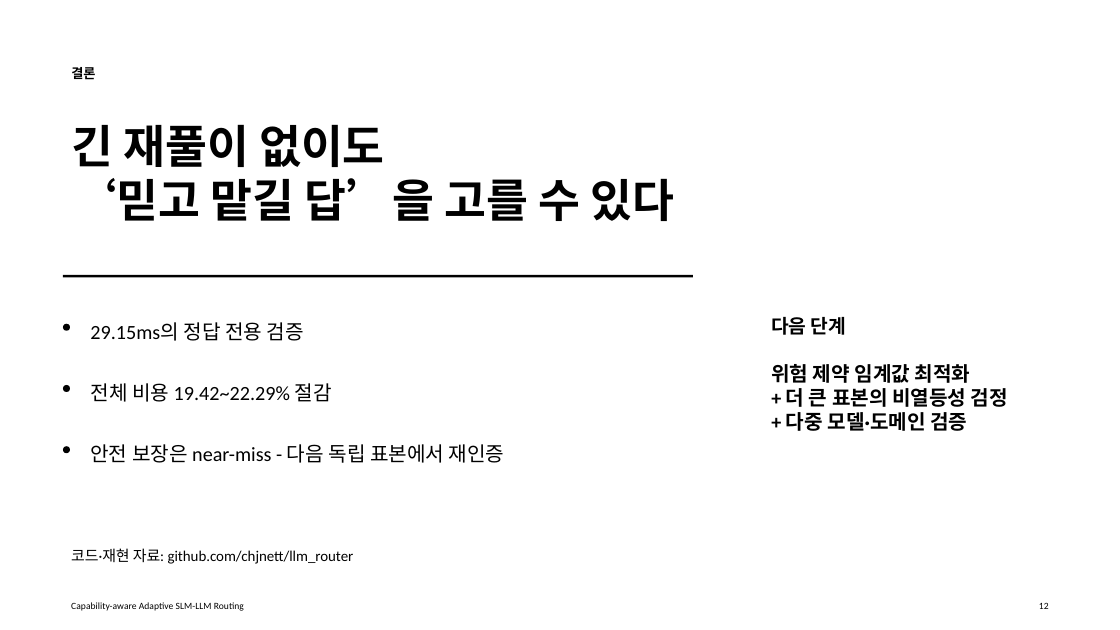
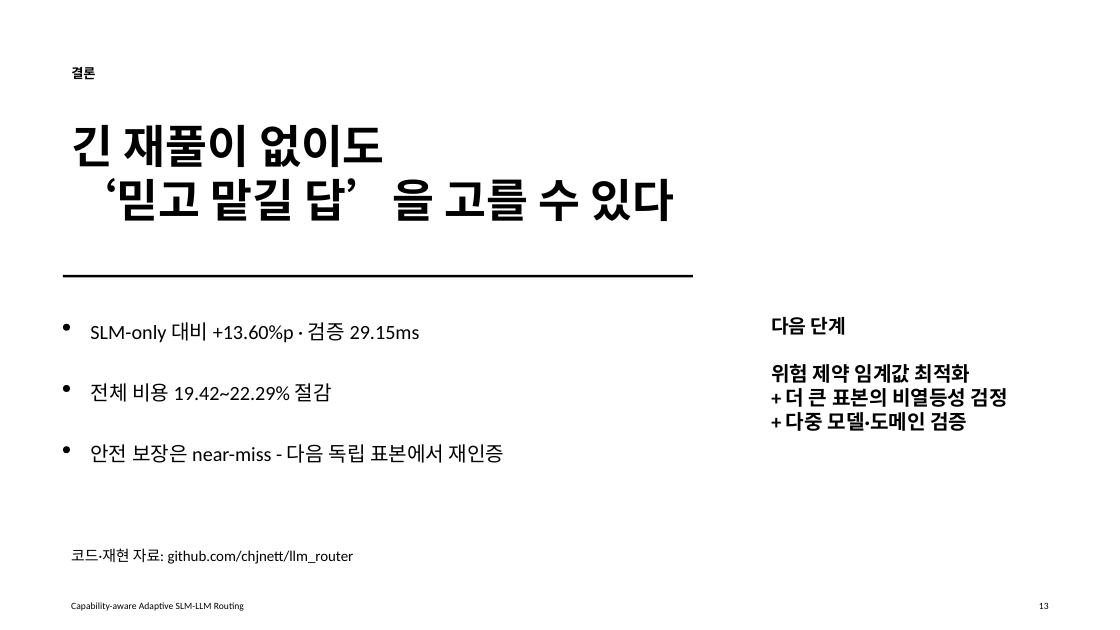
Before and after one commit to chjnett/llm_router, a slide deck: slide 13 of paper/presentation/KSC_PILOT_presentation.pptx (slide 12 before the commit). Drawn at 1120x630 pixels with LibreOffice and Linux fonts; fonts in the diff are those of the drawing. Boxes give left, top, right and bottom in pixels: in the first picture for what was removed or moved away, otherwise in the second. Text is boxed around its words. In the diff, an @@ line names an element or a change of style, - is before the commit and + after.

```diff
--- a/paper/presentation/KSC_PILOT_presentation.pptx
+++ b/paper/presentation/KSC_PILOT_presentation.pptx
@@ text at [90,322,420,343]: text changed @@
-29.15ms의 정답 전용 검증
+SLM-only 대비 +13.60%p · 검증 29.15ms
```
Also in this commit, not shown: 6 other slides changed, 1 slide added, 1 other file.
